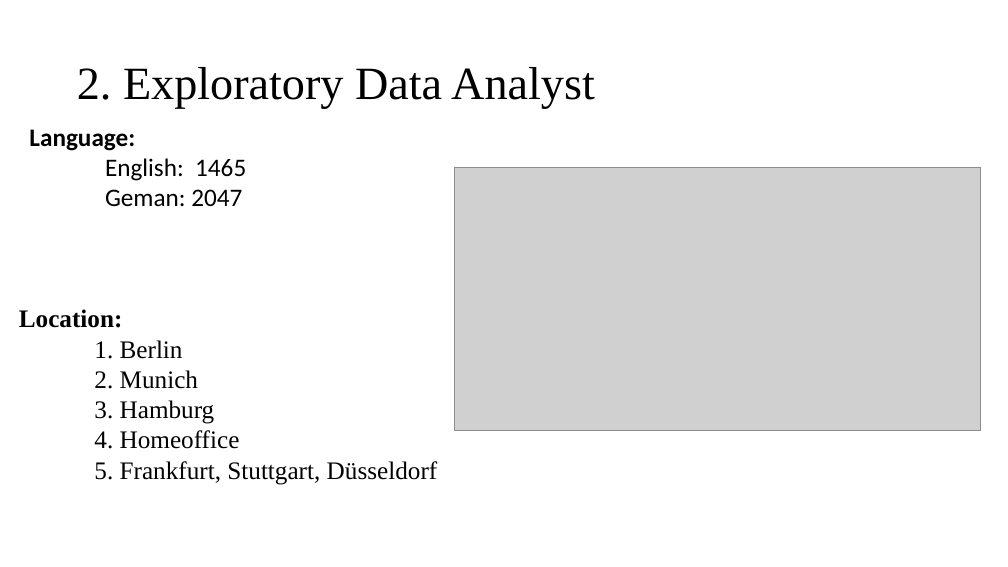
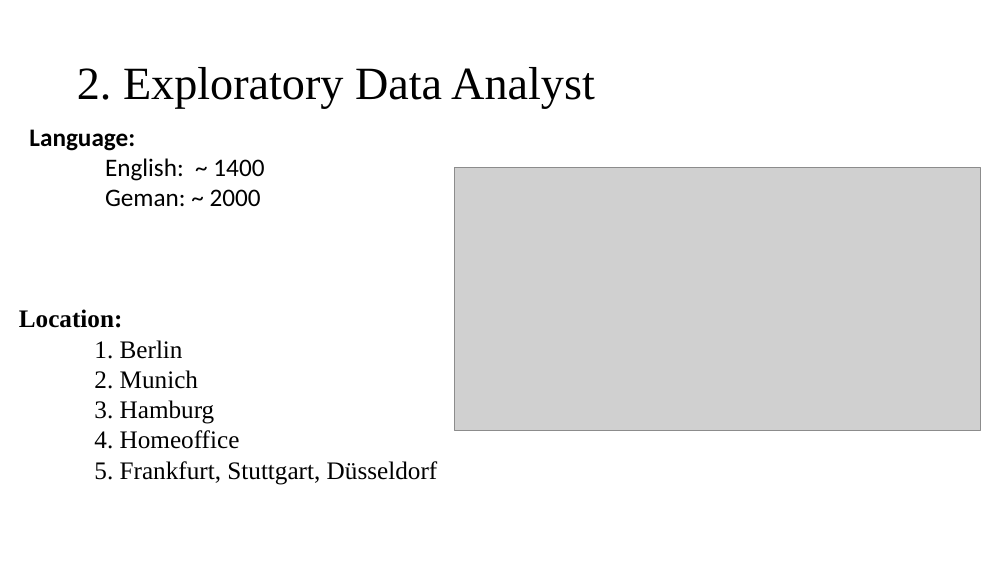
Before and after one commit to thaingoc273/Job-recommender-via-natural-language-processing, a slide deck: slide 3 of JOB RECOMMENDER.pptx. Drawn at 1008x567 pixels with LibreOffice and Linux fonts; fonts in the diff are those of the drawing; grey boxes stand for pictures. Boxes give left, top, right and bottom in pixels: in the first picture for what was removed or moved away, otherwise in the second. Text is boxed around its words. In the diff, an @@ line names an element or a change of style, - is before the commit and + after.

```diff
--- a/JOB RECOMMENDER.pptx
+++ b/JOB RECOMMENDER.pptx
@@ text at (105, 158, 264, 206): text changed @@
-English: 1465
-Geman: 2047
+English: ~ 1400
+Geman: ~ 2000
```
Also in this commit, not shown: 3 other slides changed, 2 other files.
